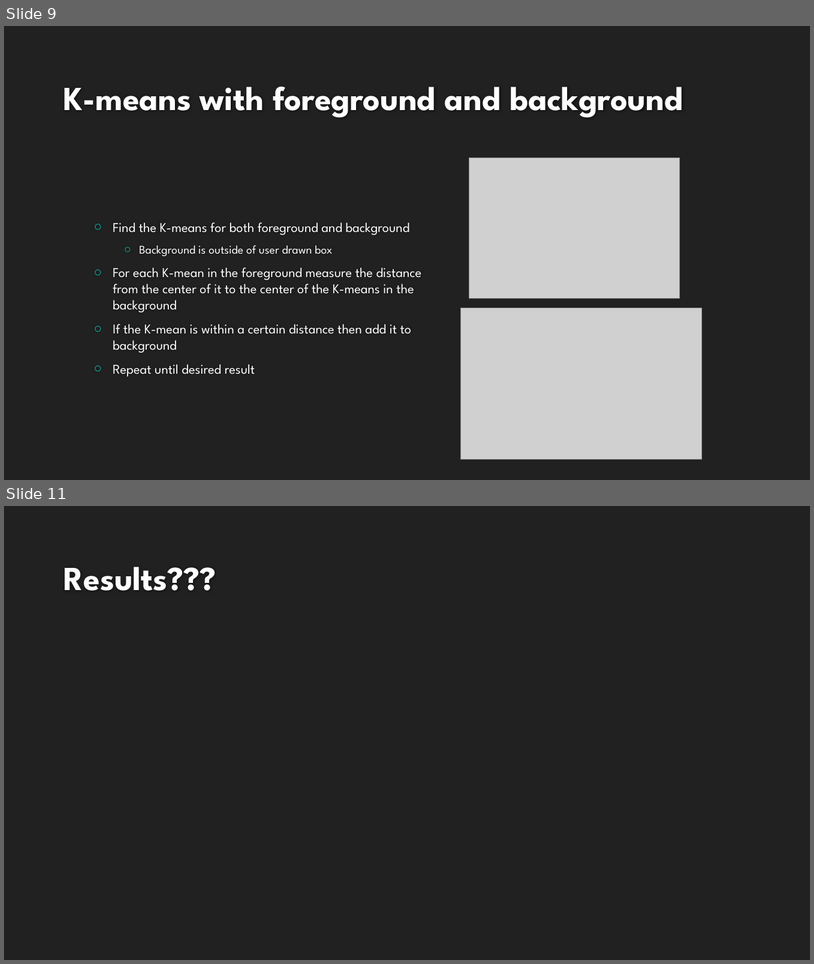
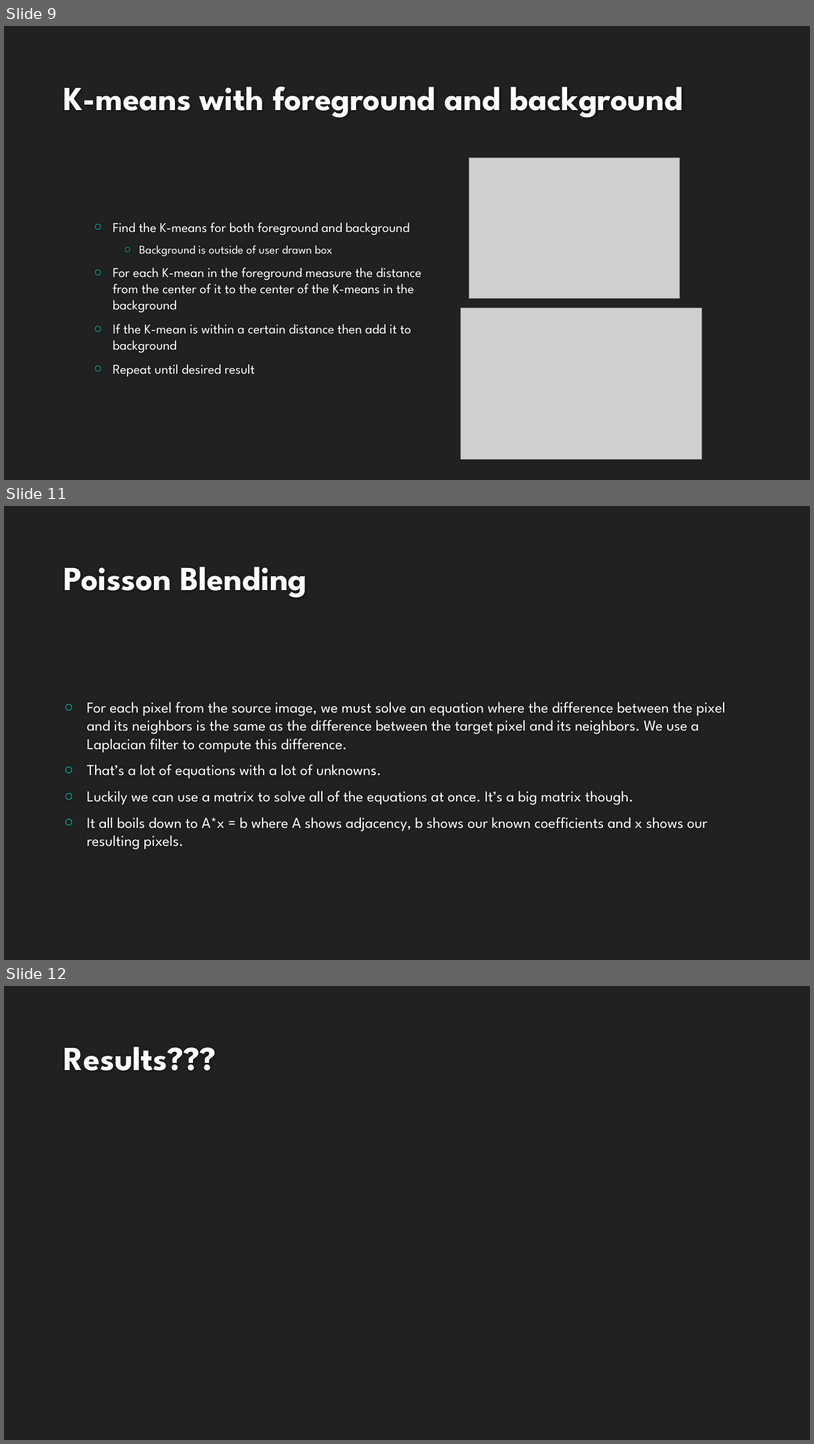
Before and after one commit to mnicol/CS534FinalProject, a slide deck: 534_pres.pptx. Shown one above the other, each under a label of ours: slides 9 and 11 before the commit, slides 9, 11 and 12 after it; the slides between them are not shown. The pictures are 814x964 and 814x1444 pixels, drawn with LibreOffice and Linux fonts; fonts in the diff are those of the drawing; grey boxes stand for pictures; background and template pictures are left out. Boxes give left, top, right and bottom in pixels: in the first picture for what was removed or moved away, otherwise in the second. Text is boxed around its words. In the diff, an @@ line names an element or a change of style, - is before the commit and + after.

Commit message:
Updated PowerPoint and added references to inspiration for Poisson blender

```diff
--- a/534_pres.pptx
+++ b/534_pres.pptx
@@ slide 11 added at <box>4,506,810,960</box>, background #212121 @@
@@ title added at <box>63,567,307,598</box>, 40 pt, text #FEFEFE, bold @@
+Poisson Blending
@@ text added at <box>87,702,726,849</box>, 18 pt, text #FFFFFF @@
+○ For each pixel from the source image, we must solve an equation where the difference between the pixel and its neighbors is the same as the difference between the target pixel and its neighbors. We use a Laplacian filter to compute this difference.
+○ That’s a lot of equations with a lot of unknowns.
+○ Luckily we can use a matrix to solve all of the equations at once. It’s a big matrix though.
+○ It all boils down to A*x = b where A shows adjacency, b shows our known coefficients and x shows our resulting pixels.
@@ what was slide 11 is now slide 12 @@
```
Also in this commit, not shown: 1 slide changed, 1 other slide added, 1 slide removed, 1 other file.
